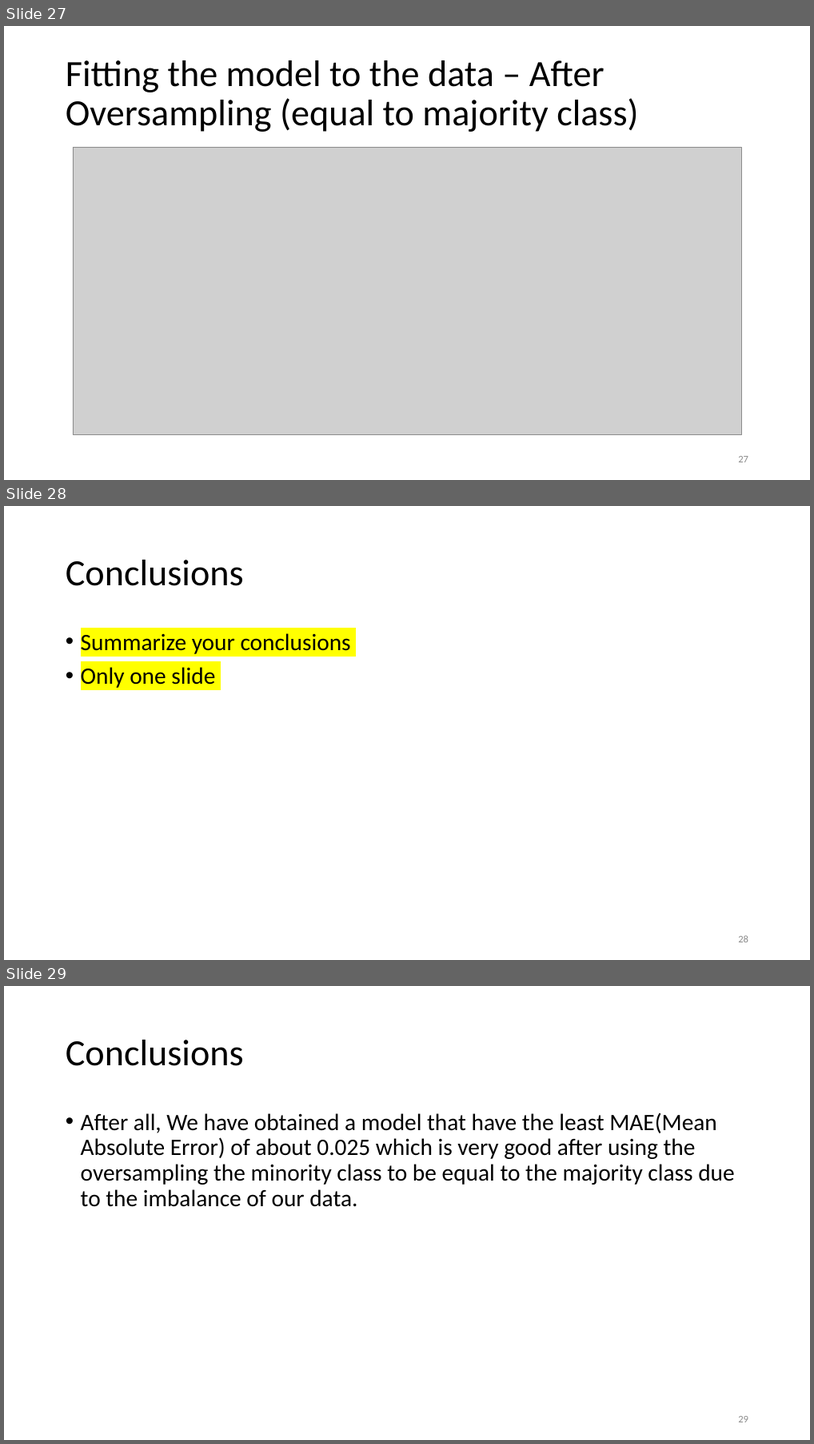
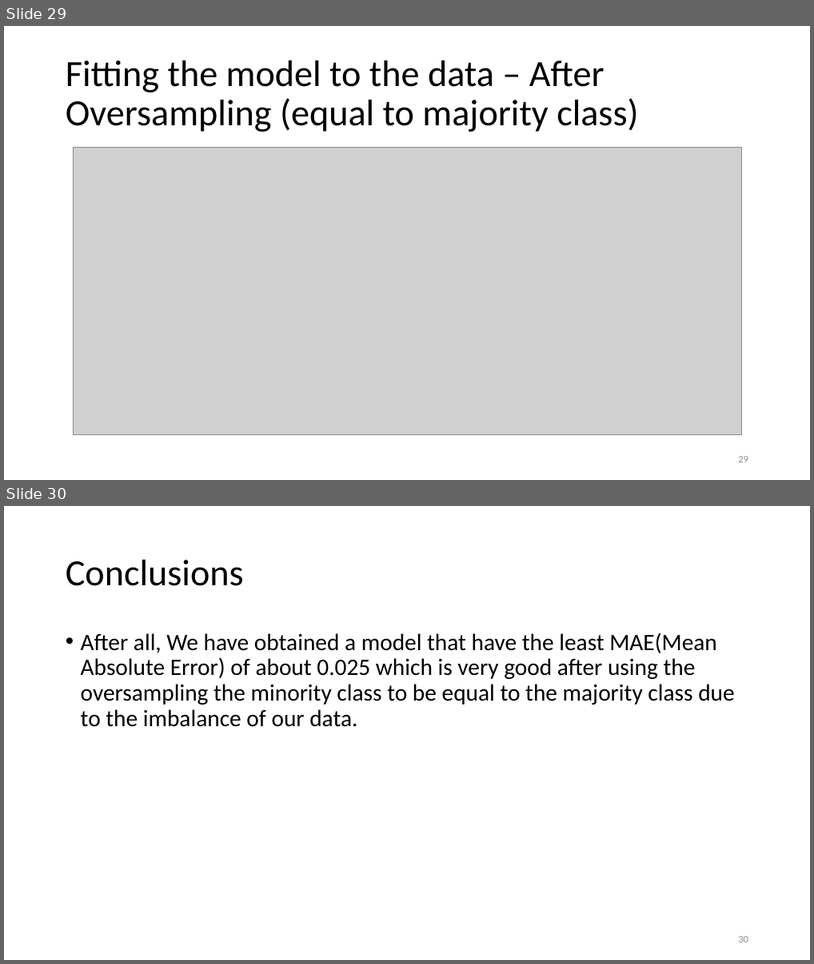
Before and after one commit to MotasemZiad/Oil-Spill-Classification, a slide deck: Presentation/Project Presentation.pptx. Shown one above the other, each under a label of ours: slides 27, 28 and 29 before the commit, slides 29 and 30 after it. The pictures are 814x1444 and 814x964 pixels, drawn with LibreOffice and Linux fonts; fonts in the diff are those of the drawing; grey boxes stand for pictures. Boxes give left, top, right and bottom in pixels: in the first picture for what was removed or moved away, otherwise in the second. Text is boxed around its words. In the diff, an @@ line names an element or a change of style, - is before the commit and + after.

```diff
--- a/Presentation/Project Presentation.pptx
+++ b/Presentation/Project Presentation.pptx
@@ slide 28 removed at (4,506,810,960), background #FFFFFF @@
@@ title removed at (66,560,244,586) @@
-Conclusions
@@ text removed at (81,633,351,688) @@
-• Summarize your conclusions
-• Only one slide
@@ page number removed at (738,935,749,942) @@
-28
@@ what was slide 27 is now slide 29 @@
@@ page number at (738,456,749,462): text changed @@
-27
+29
@@ what was slide 29 is now slide 30 @@
@@ page number at (738,936,749,942): text changed @@
-29
+30
```
Also in this commit, not shown: 4 slides changed, 3 slides added.
